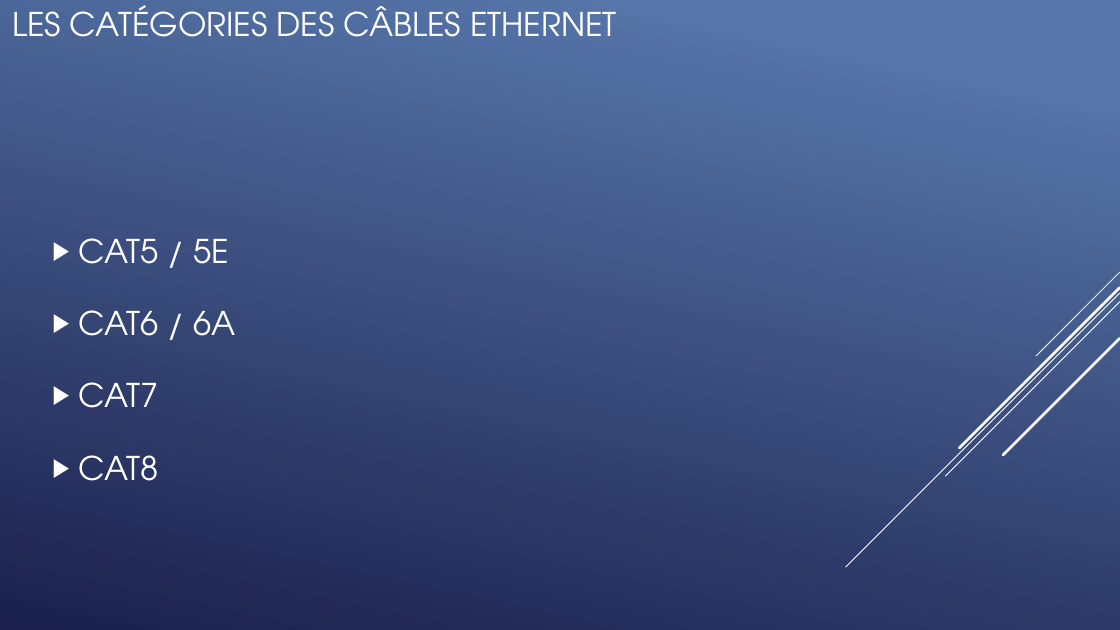
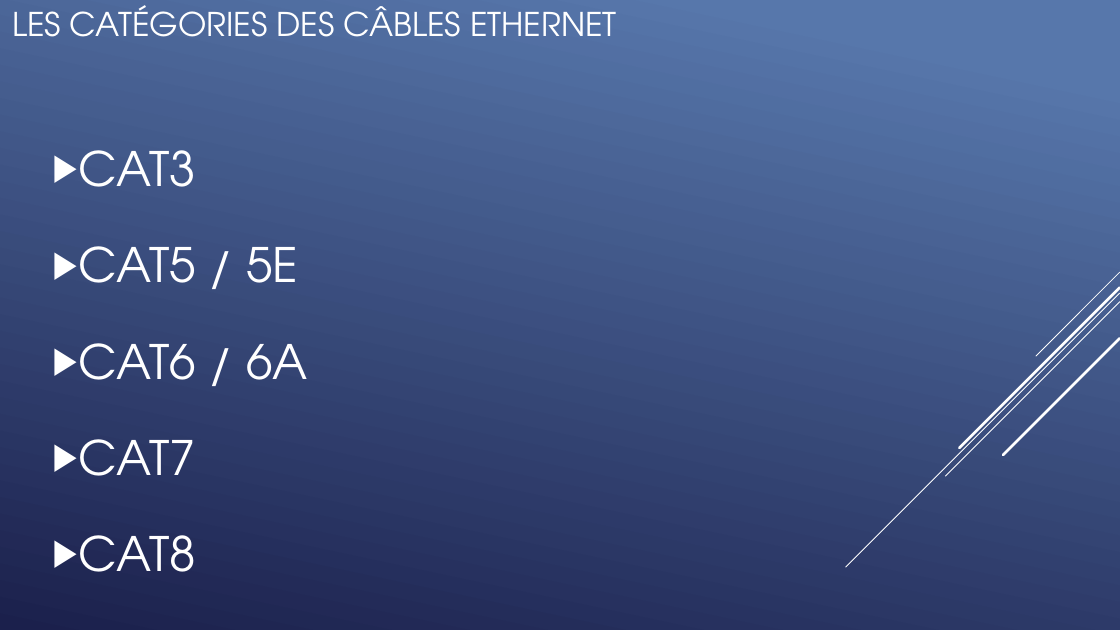
Before and after one commit to QuentinKrg/M214-Ethernet, a slide deck: slide 11 of Module 214 - Fabrication_Ethernet.pptx (slide 12 before the commit). Drawn at 1120x630 pixels with LibreOffice and Linux fonts; fonts in the diff are those of the drawing. Boxes give left, top, right and bottom in pixels: in the first picture for what was removed or moved away, otherwise in the second. Text is boxed around its words. In the diff, an @@ line names an element or a change of style, - is before the commit and + after.

```diff
--- a/Module 214 - Fabrication_Ethernet.pptx
+++ b/Module 214 - Fabrication_Ethernet.pptx
@@ text at <box>79,150,196,187</box>: paragraph added @@
+▶ CAT3
@@ text at <box>79,246,307,572</box>: size 28 to 40.7 pt in "CAT5 / 5E", "CAT6 / 6A", "CAT7", "CAT8"; line spacing 1.5 to 1.4; more space between paragraphs @@
```
Also in this commit, not shown: 2 other slides changed, 2 slides added, 5 slides removed.
